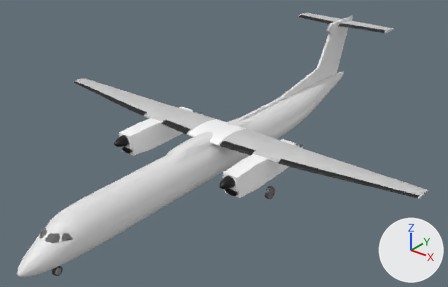
The Blender file Q400/Q400.blend: old version first, new version second.
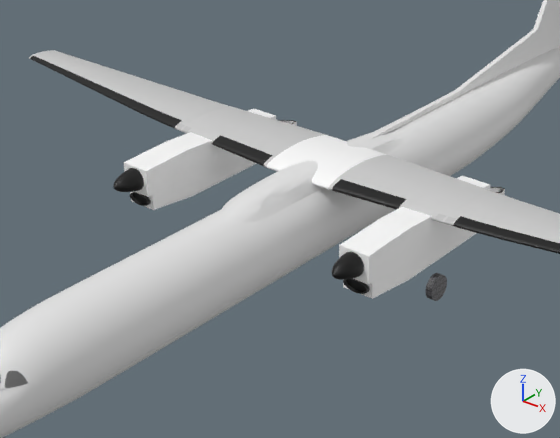
Each version appears first whole from a camera (50 mm lens) standing at (16.0, -20.2, 13.09) and looking at (0.14, -0.37, 0.8), and next in a close-up on the part from 13% to 74% of the width and 19% to 93% of the height. Every picture has the same lights, and +X, +Y and +Z are marked at lower right.

Names of what the first close-up shows: 'Cube', 'Cylinder.003', 'Engine', 'Engine Cone', 'Outer Fuselage', 'Wings'.
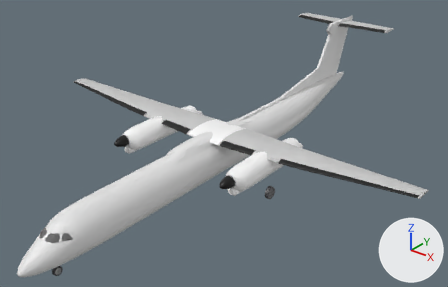
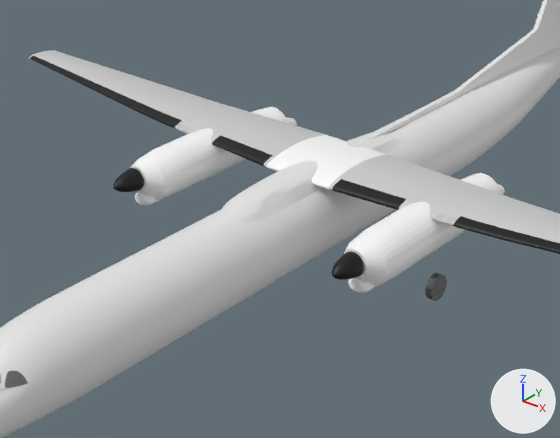
Edits to the scene script, one JSON object a line:
```json
{"block": "me_cube", "where": "# used by ob_engine; location = (0.0, -1.21, 1.61); scale = (0.35, 1.0, 1.0)"}
{"op": "remove", "block": "me_cube", "code": "me_cube.from_pydata(...)  # 320 vertices, 249 faces; spans x -9.47..-7.47, y -2.32..2.91, z -1.22..-0.07"}
{"op": "add", "block": "me_cube", "code": "me_cube.from_pydata(...)  # 384 vertices, 324 faces; spans x -9.99..-6.91, y -2.21..2.9, z -1.34..-0.23"}
{"block": "me_cube", "change": "me_cube part 1: the loose piece of 128 vertices spanning x -9.47..-7.47, y -2.32..2.91, z -1.22..-0.07 is rebuilt with 256 vertices and now spans x -9.99..-6.91, y -2.21..2.9, z -1.32..-0.23, in mat_fuselage_metal"}
{"block": "me_cube", "change": "me_cube part 2: a new loose piece of 128 vertices spanning x -9.16..-7.74, y -2.17..-1.39, z -1.34..-0.97, in mat_fuselage_metal"}
{"block": "me_cube", "change": "me_cube part 3: the loose piece of 128 vertices spanning x -9.29..-7.65, y -2.27..-2.17, z -1.04..-0.78 is deleted"}
{"block": "me_cube", "change": "me_cube part 4"}
{"block": "me_cube", "change": "64 vertices are removed from x -9.23..-7.71, y -2.2..-2.16, z -1.03..-0.79"}
{"block": "me_cube", "change": "34 faces are deleted"}
{"op": "remove", "block": "me_cube", "code": "me_cube.materials.append(mat_black_metal)  # black #000000"}
{"op": "remove", "block": "me_cube", "code": "me_cube.materials.append(mat_outerrim)  # black #2e2e2e"}
{"op": "set", "path": "ob_engine.location", "old": "(0.0, -1.21, 1.61)", "new": "(0.0, -1.27, 1.84)"}
```

Pixel boxes [x1, y1, x2, y2] of what changed, in the close-ups (560 x 438 px):
```json
{"object": "Engine", "change": "reshaped, moved", "before": [124, 109, 505, 299], "after": [129, 107, 505, 293]}
{"object": "Cylinder.003", "change": "reshaped", "before": [426, 273, 447, 301], "after": [425, 273, 447, 301]}
{"part": 1, "of": "me_cube", "change": "rebuilt", "before": [124, 109, 505, 299], "after": [129, 107, 505, 287]}
{"part": 2, "of": "me_cube", "change": "added", "after": [135, 192, 375, 293]}
{"part": 3, "of": "me_cube", "change": "deleted", "before": [130, 192, 370, 294]}
{"part": 4, "of": "me_cube", "change": "deleted", "before": [133, 193, 366, 292]}
```
